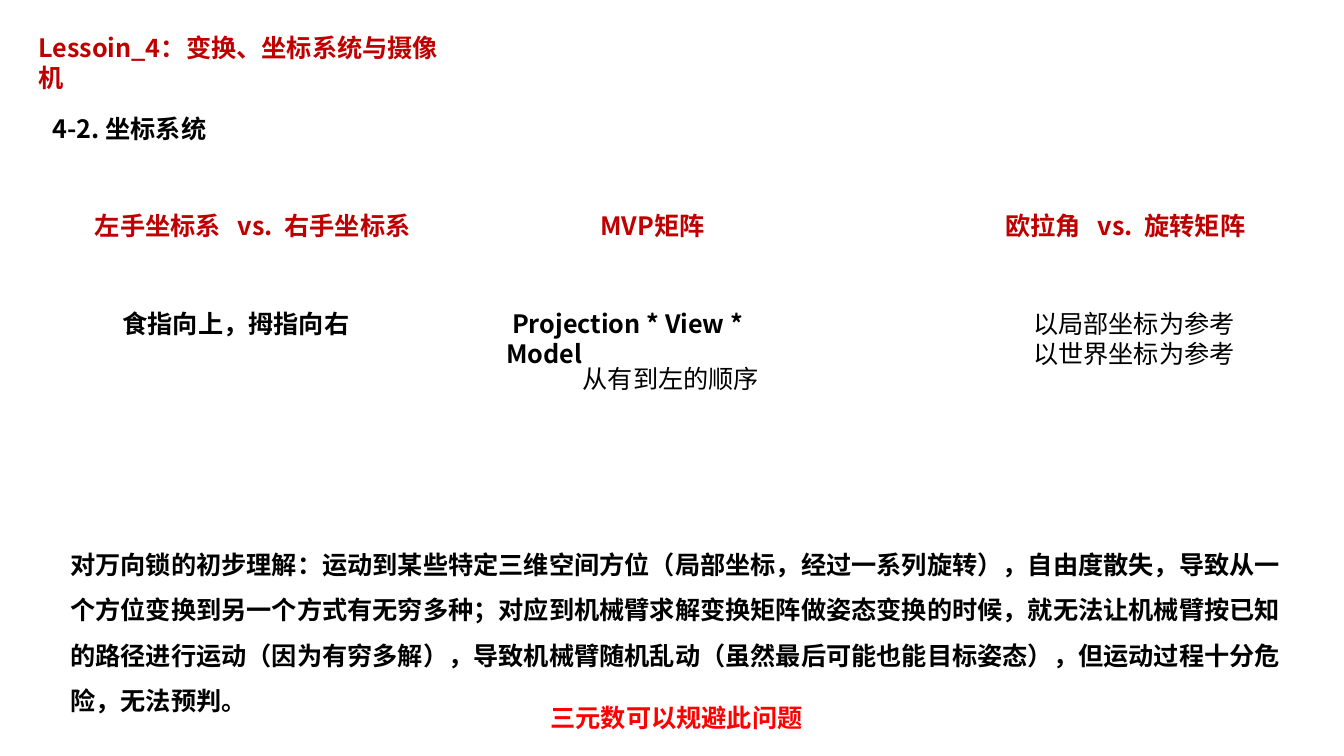
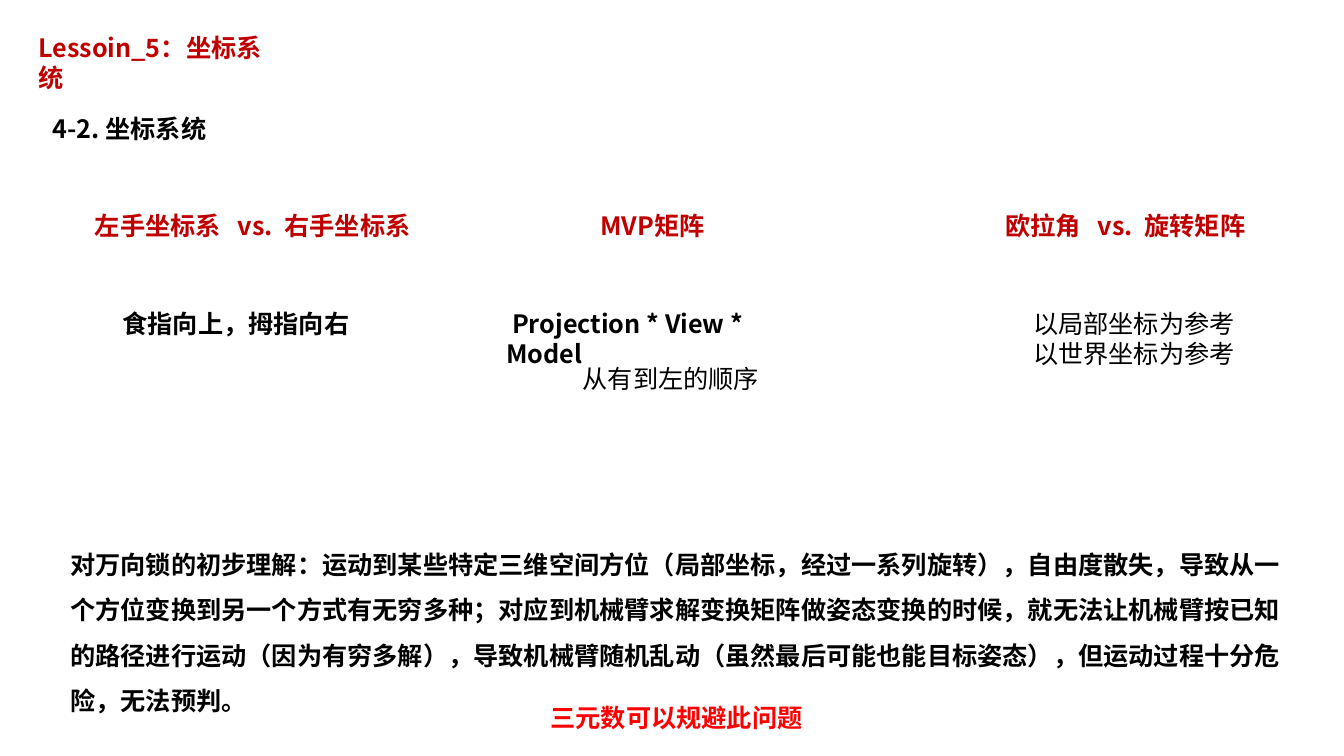
Before and after one commit to pczpcz/OpenglLearning, a slide deck: slide 11 of note/note.pptx. Drawn at 1344x756 pixels with LibreOffice and Linux fonts; fonts in the diff are those of the drawing. Boxes give left, top, right and bottom in pixels: in the first picture for what was removed or moved away, otherwise in the second. Text is boxed around its words. In the diff, an @@ line names an element or a change of style, - is before the commit and + after.

```diff
--- a/note/note.pptx
+++ b/note/note.pptx
@@ text at <box>38,35,261,89</box>: text changed @@
-Lessoin_4：变换、坐标系统与摄像机
+Lessoin_5：坐标系统
```
Also in this commit, not shown: 1 other slide changed, 2 slides added.
